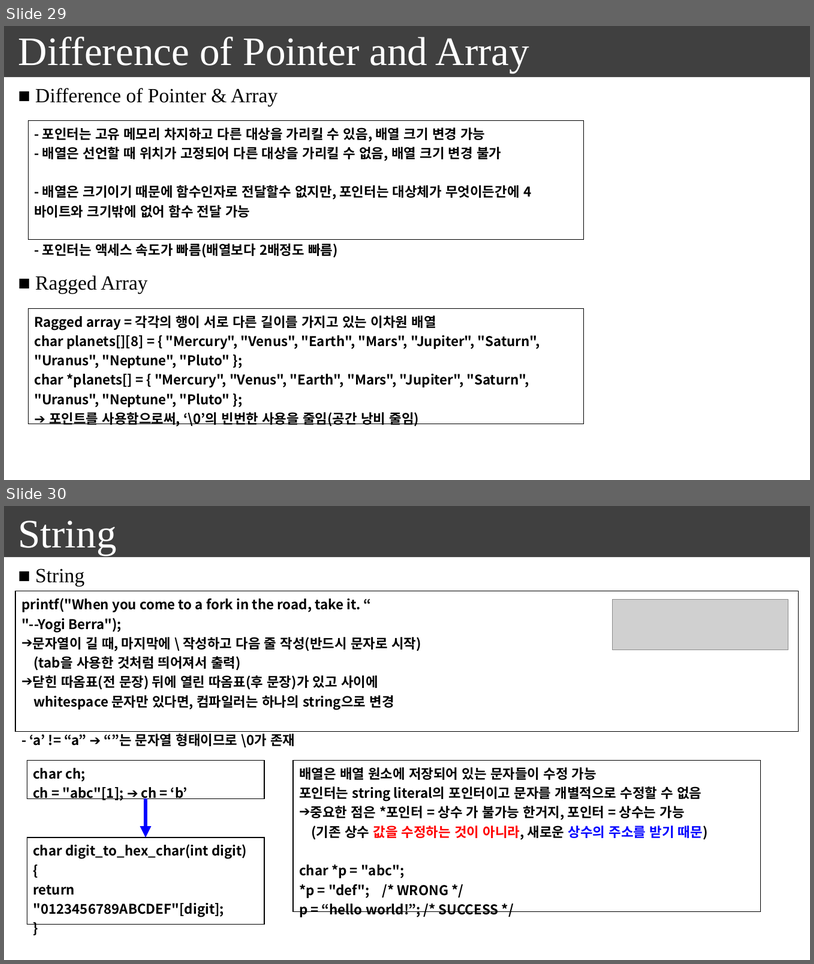
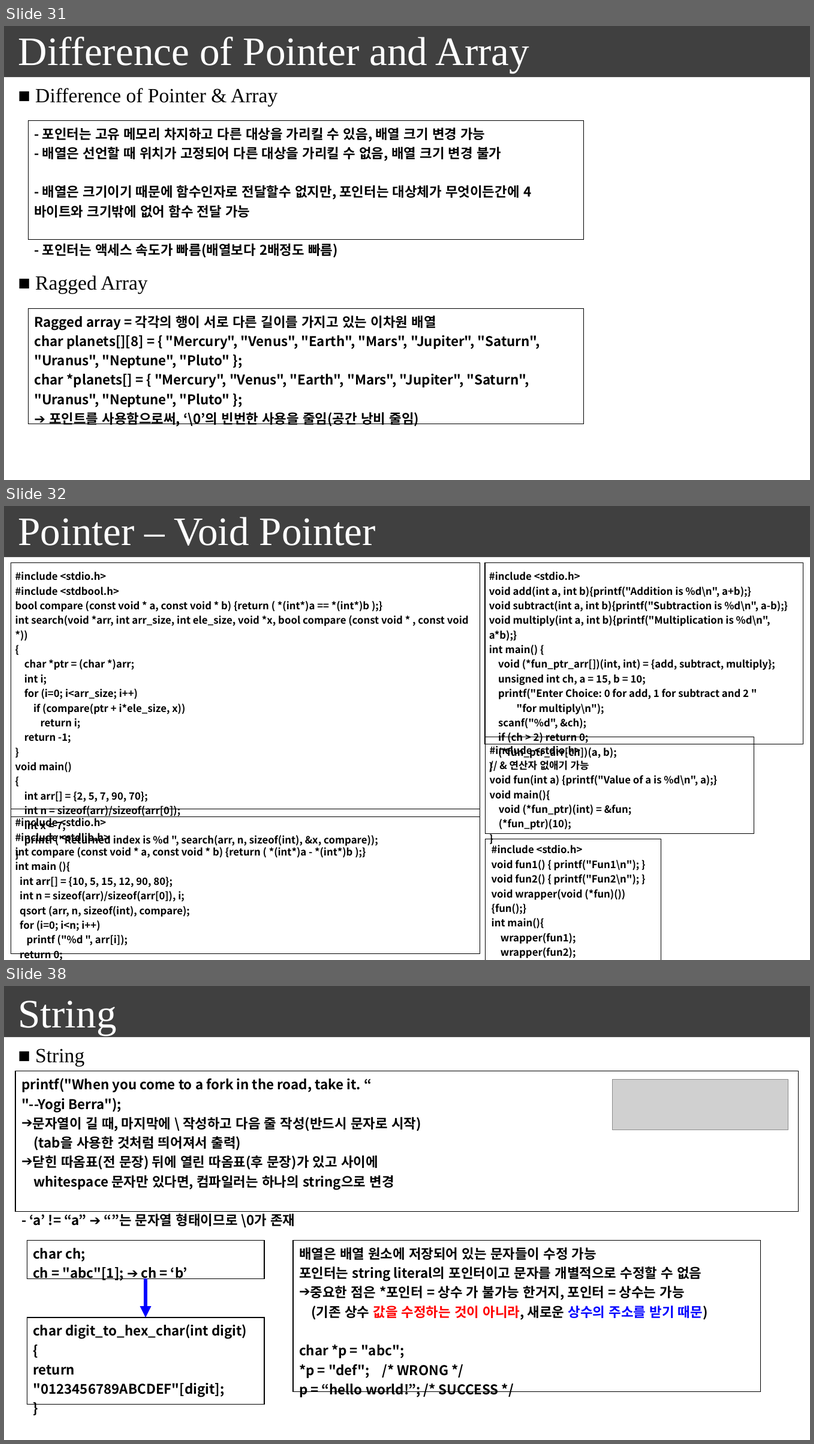
Before and after one commit to seonghokim/Study, a slide deck: everything in c.pptx. Shown one above the other, each under a label of ours: slides 29 and 30 before the commit, slides 31, 32 and 38 after it; the slides between them are not shown. The pictures are 814x964 and 814x1444 pixels, drawn with LibreOffice and Linux fonts; fonts in the diff are those of the drawing; grey boxes stand for pictures. Boxes give left, top, right and bottom in pixels: in the first picture for what was removed or moved away, otherwise in the second. Text is boxed around its words. In the diff, an @@ line names an element or a change of style, - is before the commit and + after.

```diff
--- a/everything in c.pptx
+++ b/everything in c.pptx
@@ slide 32 added at (4, 506, 810, 960), background #FFFFFF; not listed: 1 template element that a slide beside it also shows @@
@@ text added at (18, 517, 376, 546), 48 pt, text #FFFFFF @@
+Pointer – Void Pointer
@@ table added at (11, 563, 481, 948), 1 rows, 1 columns @@
+#include <stdio.h> / #include <stdbool.h> / bool compare (const void * a, const void * b) {return ( *(int*)a == *(int*)b );} / int search(void *arr, int arr_size, int ele_size, void *x, bool compare (const void * , const void *)) / { / char *ptr = (char *)arr; / int i; / for (i=0; i<arr_size; i++) / if (compare(ptr + i*ele_size, x)) / return i; / return -1; / } / void main() / { / int arr[] = {2, 5, 7, 90, 70}; / int n = sizeof(arr)/sizeof(arr[0]); / int x = 7; / printf ("Returned index is %d ", search(arr, n, sizeof(int), &x, compare)); / }
@@ table added at (486, 563, 804, 832), 1 rows, 1 columns @@
+#include <stdio.h> / void add(int a, int b){printf("Addition is %d\n", a+b);} / void subtract(int a, int b){printf("Subtraction is %d\n", a-b);} / void multiply(int a, int b){printf("Multiplication is %d\n", a*b);} / int main() { / void (*fun_ptr_arr[])(int, int) = {add, subtract, multiply}; / unsigned int ch, a = 15, b = 10; / printf("Enter Choice: 0 for add, 1 for subtract and 2 " / "for multiply\n"); / scanf("%d", &ch); / if (ch > 2) return 0; / (*fun_ptr_arr[ch])(a, b); / }
@@ table added at (486, 737, 754, 833), 1 rows, 1 columns @@
+#include <stdio.h> / // & 연산자 없애기 가능 / void fun(int a) {printf("Value of a is %d\n", a);} / void main(){ / void (*fun_ptr)(int) = &fun; / (*fun_ptr)(10); / }
@@ table added at (11, 809, 481, 960), 1 rows, 1 columns @@
+#include <stdio.h> / #include <stdlib.h> / int compare (const void * a, const void * b) {return ( *(int*)a - *(int*)b );} / int main (){ / int arr[] = {10, 5, 15, 12, 90, 80}; / int n = sizeof(arr)/sizeof(arr[0]), i; / qsort (arr, n, sizeof(int), compare); / for (i=0; i<n; i++) / printf ("%d ", arr[i]); / return 0; / }
@@ table added at (486, 839, 662, 960), 1 rows, 1 columns @@
+#include <stdio.h> / void fun1() { printf("Fun1\n"); } / void fun2() { printf("Fun2\n"); } / void wrapper(void (*fun)()) {fun();} / int main(){ / wrapper(fun1); / wrapper(fun2); / return 0; / }
@@ what was slide 29 is now slide 31 @@
@@ what was slide 30 is now slide 38 @@
```
Also in this commit, not shown: 1 slide changed, 7 other slides added.
